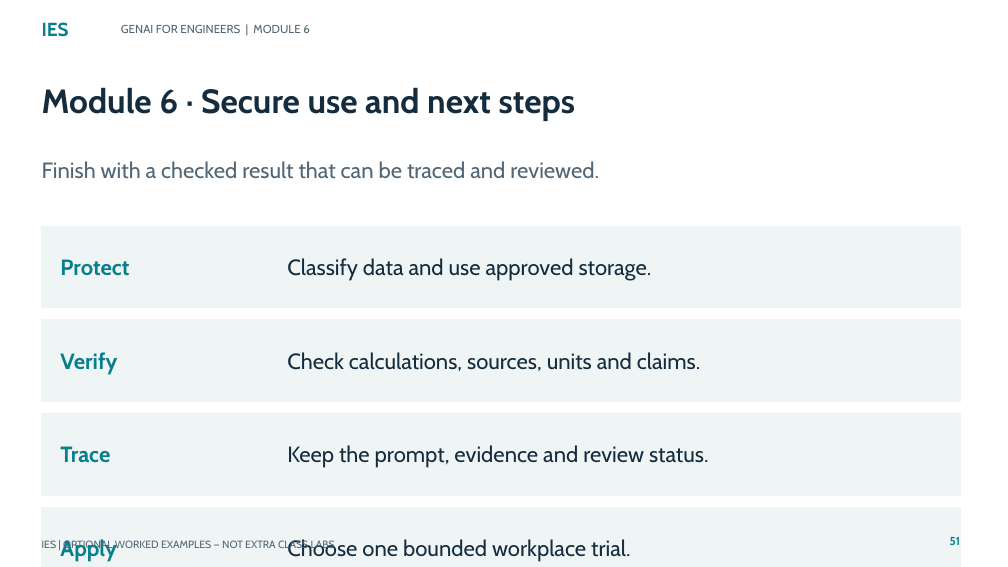
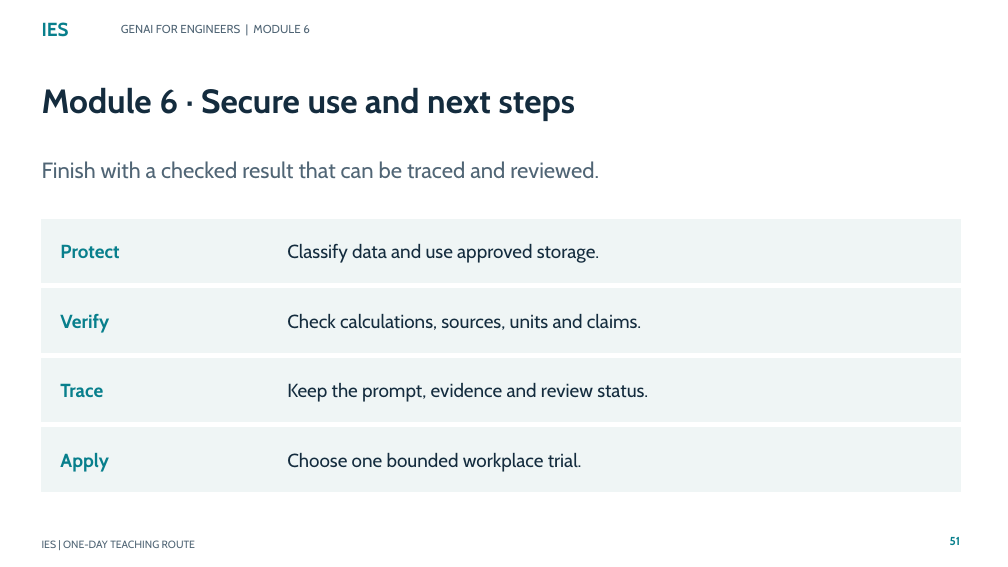
Before and after one commit to tertiarycourses/IES-GenAI-for-Engineers, a slide deck: slide 51 of courseware/Slides/IES-GenAI-for-Engineers.pptx. Drawn at 1008x567 pixels with LibreOffice and Linux fonts; fonts in the diff are those of the drawing. Boxes give left, top, right and bottom in pixels: in the first picture for what was removed or moved away, otherwise in the second. Text is boxed around its words. In the diff, an @@ line names an element or a change of style, - is before the commit and + after.

Commit message:
Fix module slide card alignment

```diff
--- a/courseware/Slides/IES-GenAI-for-Engineers.pptx
+++ b/courseware/Slides/IES-GenAI-for-Engineers.pptx
@@ rectangle: place and size @@
-rectangle at <box>42,226,960,308</box>
+rectangle at <box>42,219,960,283</box>
@@ text "Protect": place and size @@
-text "Protect" at <box>60,259,129,276</box>
+text "Protect" at <box>60,244,119,259</box>
@@ text "Classify data and use approved ...": place and size @@
-text "Classify data and use approved ..." at <box>287,258,652,281</box>
+text "Classify data and use approved ..." at <box>287,244,599,263</box>
@@ rectangle: place and size @@
-rectangle at <box>42,320,960,402</box>
+rectangle at <box>42,289,960,352</box>
@@ text "Verify": place and size @@
-text "Verify" at <box>60,352,117,375</box>
+text "Verify" at <box>60,314,109,333</box>
@@ text "Check calculations, sources, units and ...": place and size @@
-text "Check calculations, sources, units and ..." at <box>287,352,700,371</box>
+text "Check calculations, sources, units and ..." at <box>287,314,641,330</box>
@@ rectangle: place and size @@
-rectangle at <box>42,414,960,495</box>
+rectangle at <box>42,358,960,422</box>
@@ text "Trace": place and size @@
-text "Trace" at <box>60,446,110,463</box>
+text "Trace" at <box>60,383,103,397</box>
@@ text "Keep the prompt, evidence and ...": place and size @@
-text "Keep the prompt, evidence and ..." at <box>287,445,709,468</box>
+text "Keep the prompt, evidence and ..." at <box>287,383,648,402</box>
@@ rectangle: place and size @@
-rectangle at <box>42,507,960,567</box>
+rectangle at <box>42,428,960,492</box>
@@ size 21 to 18 pt in 8 elements at <box>287,244,599,263</box>, <box>60,244,119,259</box>, <box>287,314,641,330</box>, <box>60,314,109,333</box>, <box>287,383,648,402</box>, <box>60,383,103,397</box>, <box>287,453,582,472</box>, <box>60,453,108,472</box> @@
@@ text "Apply": place and size @@
-text "Apply" at <box>60,539,117,562</box>
+text "Apply" at <box>60,453,108,472</box>
@@ text "Choose one bounded workplace trial.": place and size @@
-text "Choose one bounded workplace trial." at <box>287,539,630,562</box>
+text "Choose one bounded workplace trial." at <box>287,453,582,472</box>
@@ text at <box>42,540,195,548</box>: text changed @@
-IES | OPTIONAL WORKED EXAMPLES — NOT EXTRA CLASS LABS
+IES | ONE-DAY TEACHING ROUTE
```
Also in this commit, not shown: 131 other slides changed, 1 other file.
